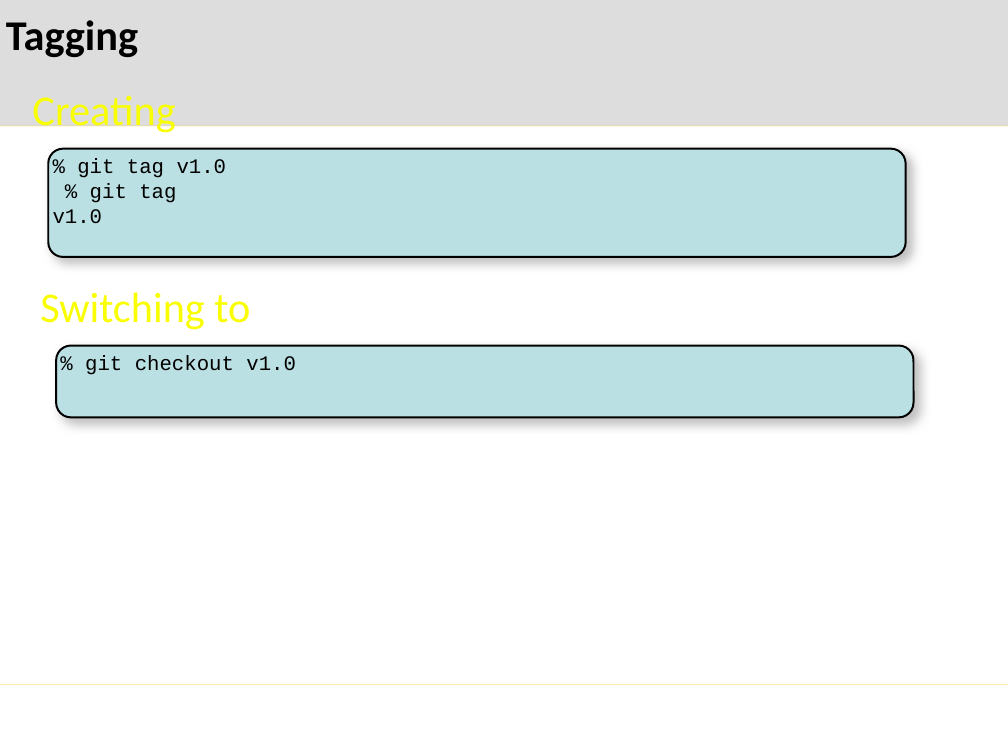
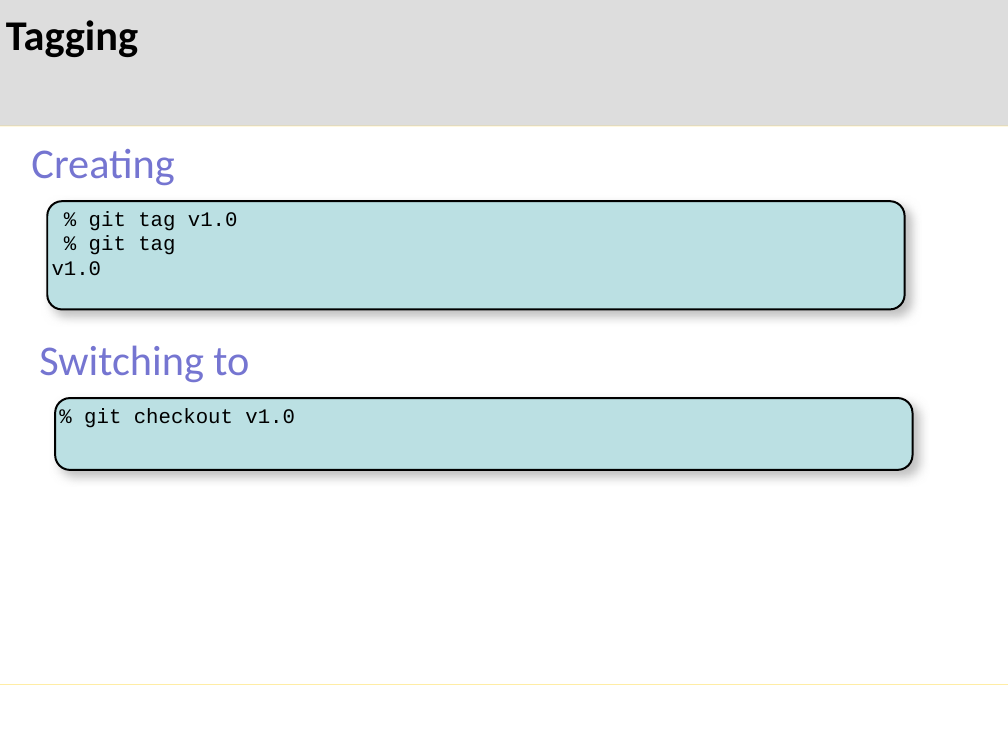
Before and after one commit to mglazer/GitPresentation, a slide deck: slide 21 of presentation.pptx. Drawn at 1008x756 pixels with LibreOffice and Linux fonts; fonts in the diff are those of the drawing; background and template pictures are left out. Boxes give left, top, right and bottom in pixels: in the first picture for what was removed or moved away, otherwise in the second. Text is boxed around its words. In the diff, an @@ line names an element or a change of style, - is before the commit and + after.

```diff
--- a/presentation.pptx
+++ b/presentation.pptx
@@ 2 rounded rectangles, 2 texts: place and size @@
-2 rounded rectangles, 2 texts at (32, 95, 914, 418)
+2 rounded rectangles, 2 texts at (31, 149, 913, 470)
@@ text "Creating" at (31, 149, 174, 185): text colour #F9FF00 to #7575D1 @@
@@ text "Switching to" at (39, 345, 249, 382): text colour #F9FF00 to #7575D1 @@
```
Also in this commit, not shown: 16 other slides changed, 12 slides added, 1 other file.
